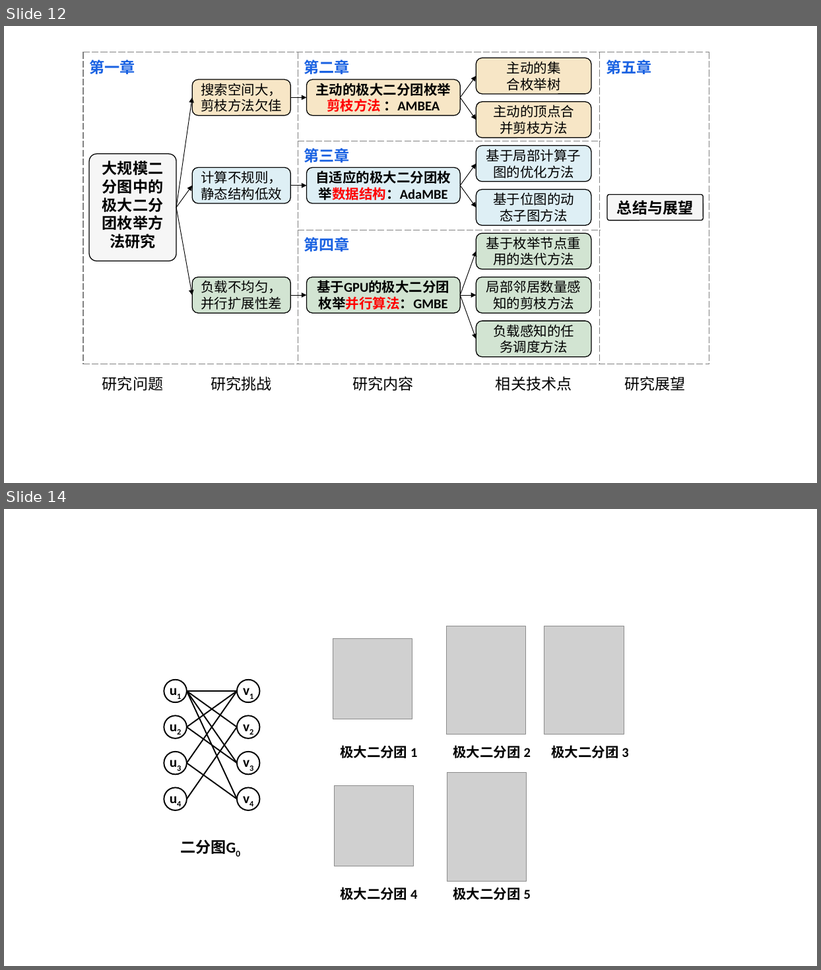
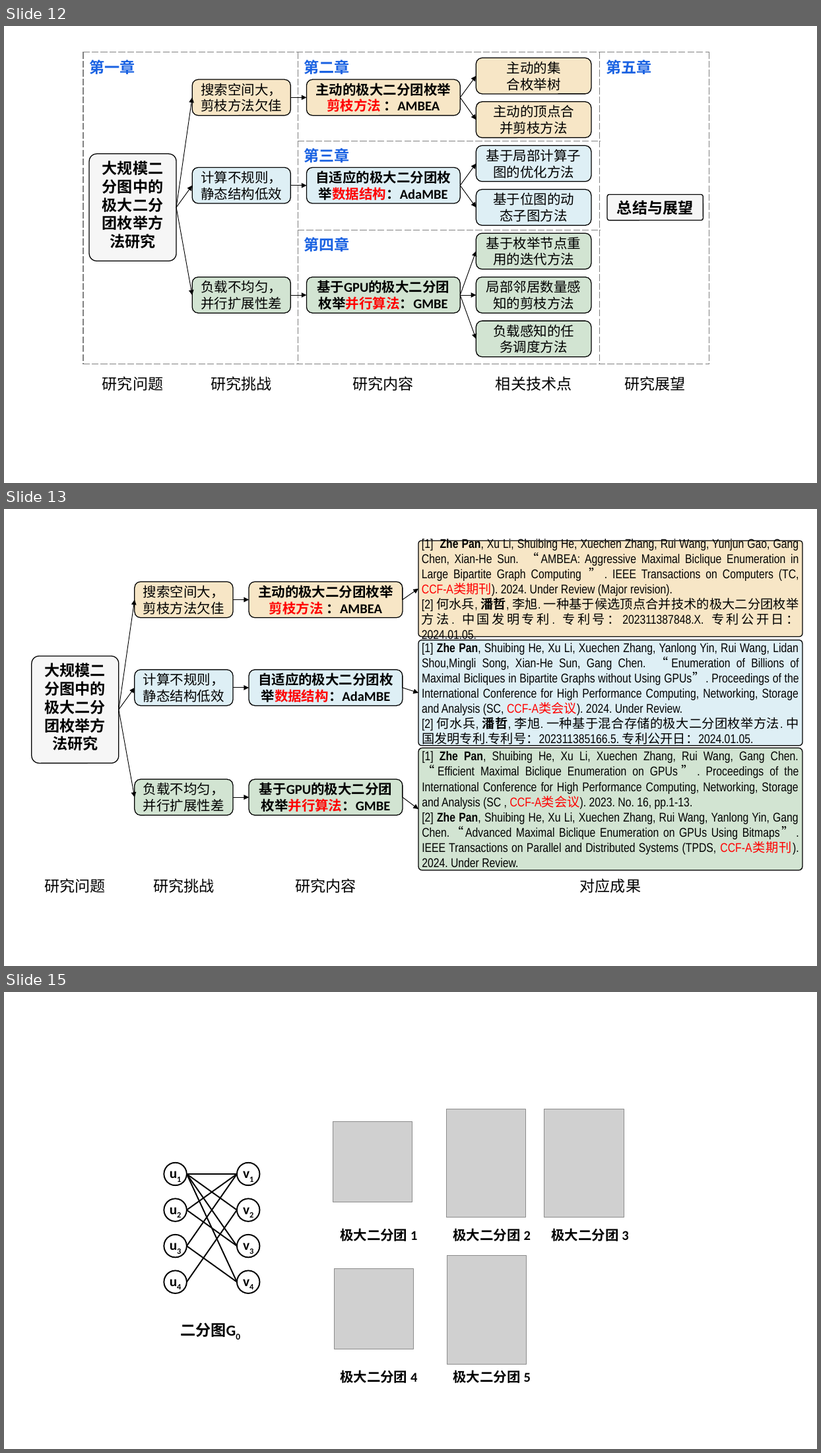
Before and after one commit to Pz1996/zjuthesis, a slide deck: figure/plot.pptx. Shown one above the other, each under a label of ours: slides 12 and 14 before the commit, slides 12, 13 and 15 after it; the slides between them are not shown. The pictures are 821x970 and 821x1453 pixels, drawn with LibreOffice and Linux fonts; fonts in the diff are those of the drawing; grey boxes stand for pictures; background and template pictures are left out. Boxes give left, top, right and bottom in pixels: in the first picture for what was removed or moved away, otherwise in the second. Text is boxed around its words. In the diff, an @@ line names an element or a change of style, - is before the commit and + after.

```diff
--- a/figure/plot.pptx
+++ b/figure/plot.pptx
@@ slide 13 added at (x1=4, y1=509, x2=817, y2=966), background #FFFFFF @@
@@ arrow added from (119, 710) to (135, 600), #000000 0.75 pt @@
@@ arrow added from (234, 600) to (250, 600), #000000 0.75 pt @@
@@ arrow added from (403, 600) to (418, 589), #000000 0.75 pt @@
@@ rounded rectangle added at (x1=32, y1=656, x2=119, y2=763), fill #F6F6F6, outline #000000 1 pt, 18 pt, text #000000, bold @@
+大规模二分图中的极大二分团枚举方法研究
@@ arrow added from (119, 710) to (135, 688), #000000 0.75 pt @@
@@ arrow added from (234, 688) to (250, 688), #000000 0.75 pt @@
@@ arrow added from (403, 688) to (418, 693), #000000 0.75 pt @@
@@ arrow added from (119, 710) to (135, 797), #000000 0.75 pt @@
@@ group added at (x1=418, y1=541, x2=803, y2=893): 3 rounded rectangles, 1 text @@
+对应成果
+[1] Zhe Pan, Xu Li, Shuibing He, Xuechen Zhang, Rui Wang, Yunjun Gao, Gang Chen, Xian-He Sun. “AMBEA: Aggressive Maximal Biclique Enumeration in Large Bipartite Graph Computing ”. IEEE Transactions on Computers (TC, CCF-A类期刊). 2024. Under Review (Major revision).
+[2] 何水兵, 潘哲, 李旭. 一种基于候选顶点合并技术的极大二分团枚举方法. 中国发明专利. 专利号：202311387848.X. 专利公开日：2024.01.05.
+[1] Zhe Pan, Shuibing He, Xu Li, Xuechen Zhang, Yanlong Yin, Rui Wang, Lidan Shou,Mingli Song, Xian-He Sun, Gang Chen. “Enumeration of Billions of Maximal Bicliques in Bipartite Graphs without Using GPUs”. Proceedings of the International Conference for High Performance Computing, Networking, Storage and Analysis (SC, CCF-A类会议). 2024. Under Review.
+[2] 何水兵, 潘哲, 李旭. 一种基于混合存储的极大二分团枚举方法. 中国发明专利.专利号：202311385166.5. 专利公开日：2024.01.05.
+[1] Zhe Pan, Shuibing He, Xu Li, Xuechen Zhang, Rui Wang, Gang Chen. “Efficient Maximal Biclique Enumeration on GPUs”. Proceedings of the International Conference for High Performance Computing, Networking, Storage and Analysis (SC , CCF-A类会议). 2023. No. 16, pp.1-13.
+[2] Zhe Pan, Shuibing He, Xu Li, Xuechen Zhang, Rui Wang, Yanlong Yin, Gang Chen.“Advanced Maximal Biclique Enumeration on GPUs Using Bitmaps”. IEEE Transactions on Parallel and Distributed Systems (TPDS, CCF-A类期刊). 2024. Under Review.
@@ group added at (x1=250, y1=582, x2=403, y2=893): 3 rounded rectangles, 1 text @@
+研究内容
+主动的极大二分团枚举剪枝方法 ：AMBEA
+自适应的极大二分团枚举数据结构：AdaMBE
+基于GPU的极大二分团枚举并行算法：GMBE
@@ arrow added from (234, 797) to (250, 797), #000000 0.75 pt @@
@@ arrow added from (403, 797) to (418, 810), #000000 0.75 pt @@
@@ text added at (x1=45, y1=879, x2=106, y2=893), 18 pt, text #000000 @@
+研究问题
@@ group added at (x1=135, y1=582, x2=233, y2=893): 3 rounded rectangles, 1 text @@
+搜索空间大，剪枝方法欠佳
+计算不规则，静态结构低效
+负载不均匀，并行扩展性差
+研究挑战
@@ what was slide 14 is now slide 15 @@
```
Also in this commit, not shown: 1 slide changed, 3 other slides added, 22 other files.
